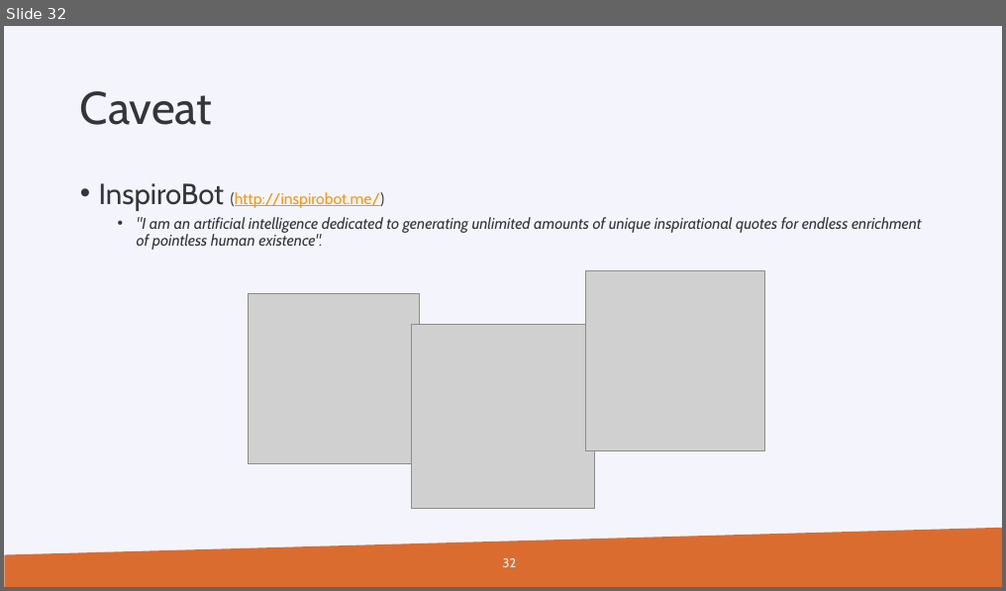
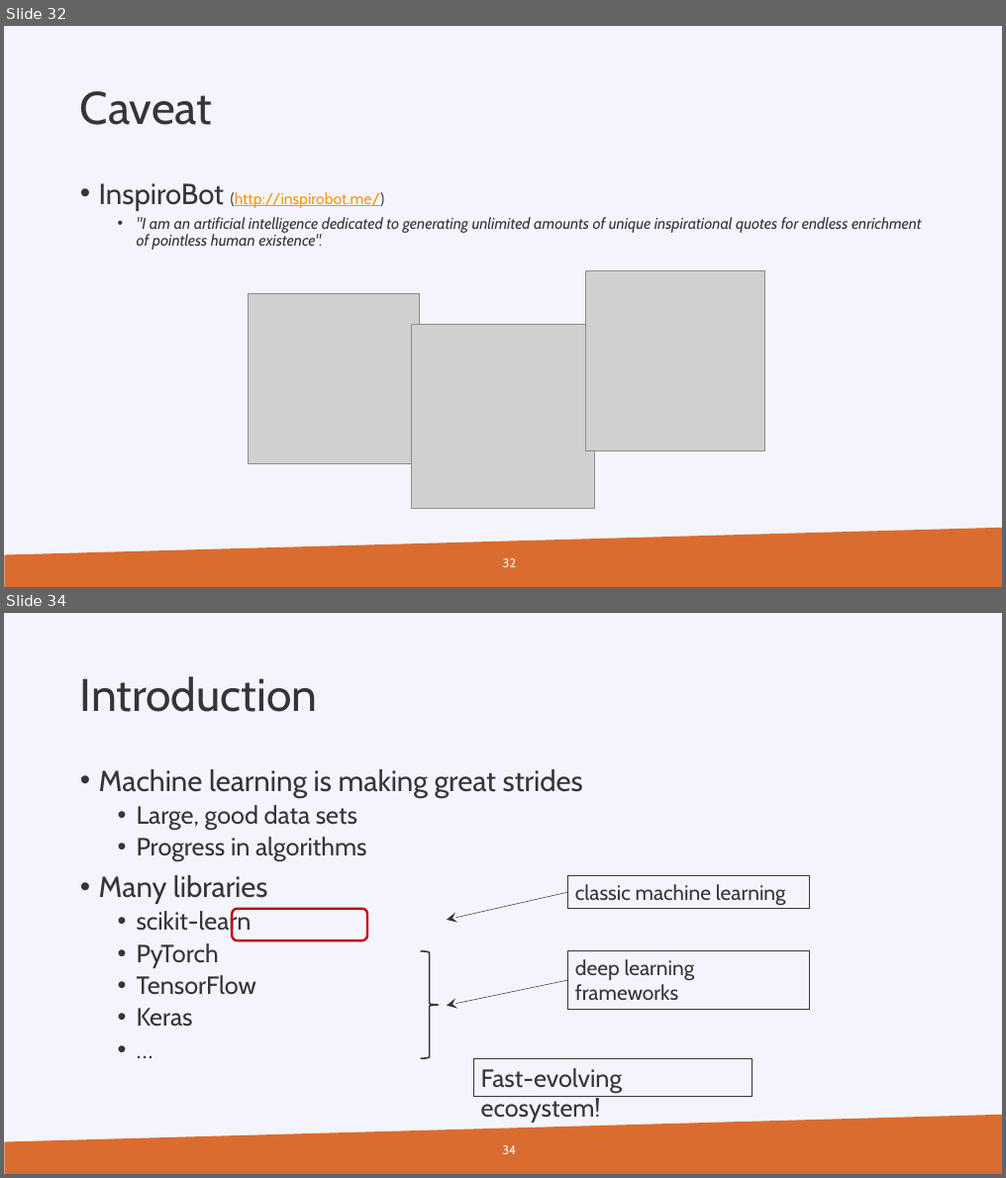
Before and after one commit to gjbex/Machine-learning-with-Python, a slide deck: python_for_machine_learning.pptx. Shown one above the other, each under a label of ours: slide 32 before the commit, slides 32 and 34 after it; the slides between them are not shown. The pictures are 1006x591 and 1006x1178 pixels, drawn with LibreOffice and Linux fonts; fonts in the diff are those of the drawing; grey boxes stand for pictures; background and template pictures are left out. Boxes give left, top, right and bottom in pixels: in the first picture for what was removed or moved away, otherwise in the second. Text is boxed around its words. In the diff, an @@ line names an element or a change of style, - is before the commit and + after.

Commit message:
Add scikit-learn slides

```diff
--- a/python_for_machine_learning.pptx
+++ b/python_for_machine_learning.pptx
@@ slide 34 added at box(4, 613, 1002, 1174), background #F4F5FC; not listed: 1 template element that a slide beside it also shows @@
@@ title added at box(80, 676, 317, 712), 44 pt, text #333639 @@
+Introduction
@@ text added at box(99, 769, 583, 1027), 24 pt, text #333639 @@
+• Machine learning is making great strides
+  • Large, good data sets
+  • Progress in algorithms
+• Many libraries
+  • scikit-learn
+  • PyTorch
+  • TensorFlow
+  • Keras
+  • …
@@ rectangle added at box(567, 875, 810, 909), outline #333639 0.75 pt, 20 pt, text #333639 @@
+classic machine learning
@@ rounded rectangle added at box(232, 909, 367, 941), outline #C00000 2.25 pt @@
@@ arrow added from (567, 892) to (447, 920), #333639 0.5 pt @@
@@ right brace added at box(420, 952, 439, 1059), outline #333639 1.5 pt @@
@@ rectangle added at box(567, 952, 810, 1009), outline #333639 0.75 pt, 20 pt, text #333639 @@
+deep learning frameworks
@@ arrow added from (567, 980) to (447, 1006), #333639 0.5 pt @@
@@ rectangle added at box(473, 1059, 752, 1096), outline #333639 0.75 pt, 24 pt, text #333639 @@
+Fast-evolving ecosystem!
@@ page number added at box(502, 1146, 516, 1155), 12 pt, text #F4F5FC @@
+34
```
Also in this commit, not shown: 31 other slides added.
